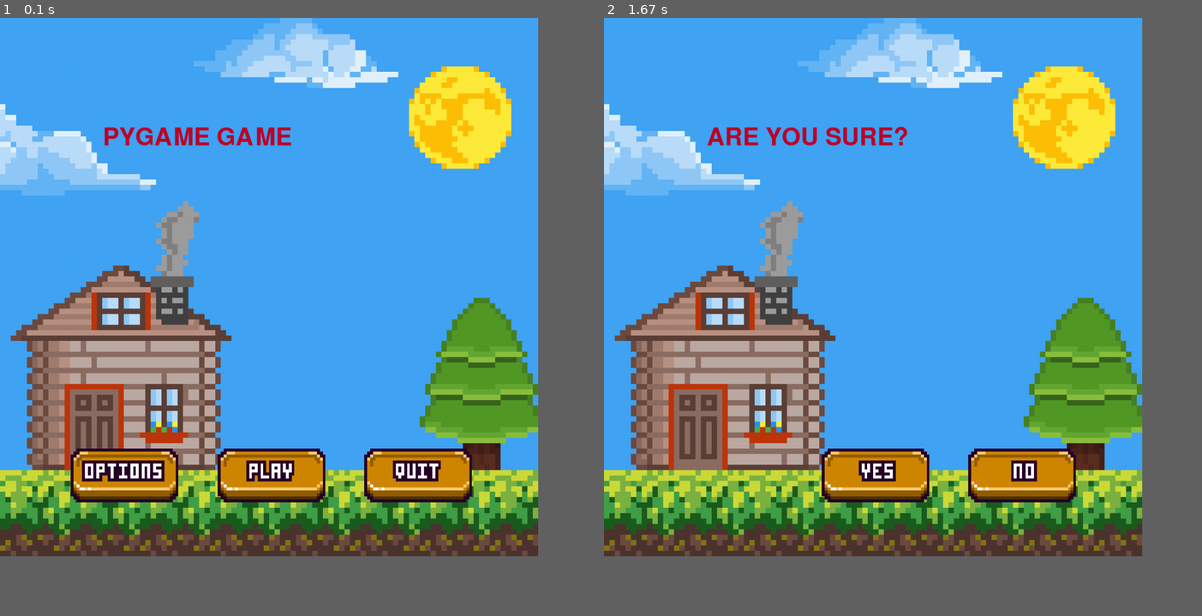
Above: before the commit, frames 1-2 (left to right).
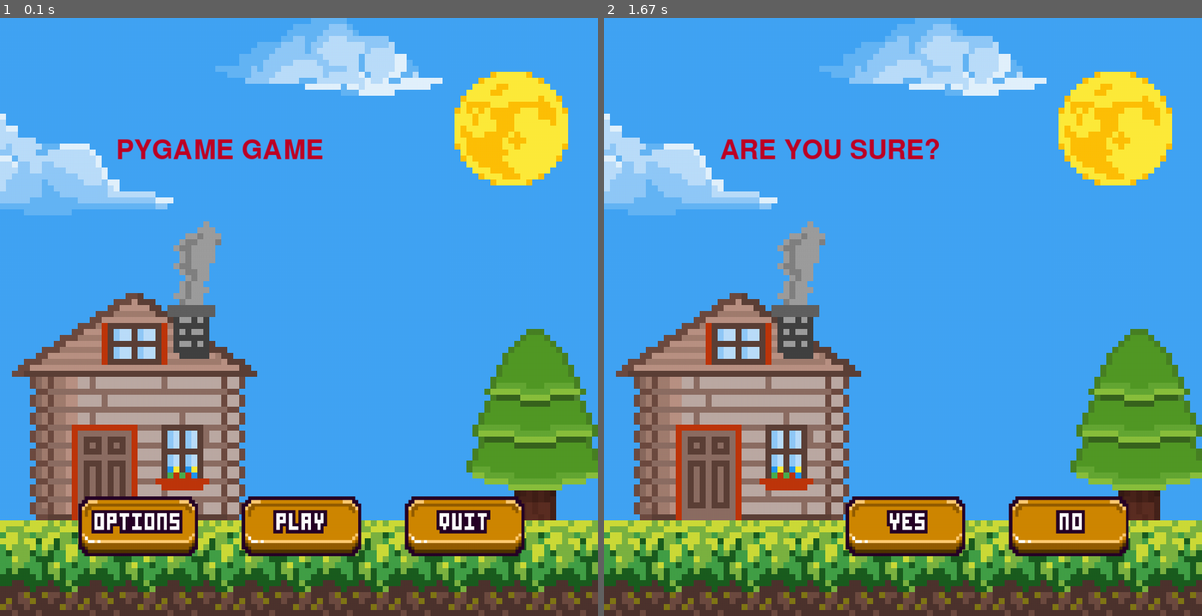
Above: after the commit, the same moments.

Repository: viniciusmm7/pygame-game
Game: pygame game, started from platform_game.py
Same seed, same stepped clock (60 frames per second), same inputs: the game is played once before the commit and once after it.
Inputs (mouse positions are in pixels of both pictures, inside the frame that each line leads up to):
- Up to frame 1 (0.1 s): no input
- Up to frame 2 (1.67 s): press the mouse at (741, 526) at 0.37 s; move the mouse to (807, 340) at 0.47 s; release the mouse at (879, 155) at 0.6 s; tap Esc at 0.67 s
In our replay, the window is 810x810 before the commit and 900x900 after it. These sizes can differ from the game's own. Grey fills any space a smaller window leaves; there, only what the larger window draws over its background counts as a difference.

The runs differ from the first frame. In frame 1, 50% of the frame differs, in the area x 0-100%, y 0-100%; in frame 2, 49%.

Commit message:
Test game

Diff:
--- a/platform_game.py
+++ b/platform_game.py
@@ -10,8 +10,12 @@
 VOLUME = 1.0 # Have to be a float number between 0 and 1
 
 # ----- Geometry
-window_width  = 900
-window_height = 900
+window_width  = 1000
+window_height = 1000
+hero_width    = 50
+hero_height   = 100
+enemy_width   = 40
+enemy_height  = 80
 
 # ----- Generating Main Window
 window = pygame.display.set_mode((int(window_width), int(window_height)))
@@ -54,93 +58,222 @@
 
 # ----- Assets
 pygame.mixer.music.load('assets/music/menu_theme.ogg')
-pygame.mixer.music.set_volume(VOLUME)
-pygame.mixer.music.play(loops = -1)
-
-assets = {}
-''' Game related imgs '''
-assets['enemy_img']         = pygame.image.load('assets/img/enemy.png').convert_alpha()
-assets['enemy_left_img_0']  = pygame.image.load('assets/img/enemy_left_0.png').convert_alpha()
-assets['enemy_left_img_1']  = pygame.image.load('assets/img/enemy_left_1.png').convert_alpha()
-assets['enemy_right_img_0'] = pygame.image.load('assets/img/enemy_right_0.png').convert_alpha()
-assets['enemy_right_img_1'] = pygame.image.load('assets/img/enemy_right_1.png').convert_alpha()
-assets['hero_left_img']     = pygame.image.load('assets/img/hero_left.png').convert_alpha()
-assets['hero_right_img']    = pygame.image.load('assets/img/hero_right.png').convert_alpha()
-assets['bullet_left_img']   = pygame.image.load('assets/img/bullet_left.png').convert_alpha()
-assets['bullet_right_img']  = pygame.image.load('assets/img/bullet_right.png').convert_alpha()
-
-''' Other imgs '''
-assets['background_day']    = pygame.image.load('assets/img/background_day.png').convert()
-assets['background_day']    = pygame.transform.scale(assets['background_day'], (window_width, window_height))
-assets['background_night']  = pygame.image.load('assets/img/background_night.png').convert()
-assets['background_night']  = pygame.transform.scale(assets['background_night'], (window_width, window_height))
-assets['play_img_0']        = pygame.image.load('assets/img/play_0.png').convert_alpha()
-assets['play_img_0']        = pygame.transform.scale(assets['play_img_0'], (main_menu_btn_w, main_menu_btn_h))
-assets['play_img_1']        = pygame.image.load('assets/img/play_1.png').convert_alpha()
-assets['play_img_1']        = pygame.transform.scale(assets['play_img_1'], (main_menu_btn_w, main_menu_btn_h))
-assets['options_img_0']     = pygame.image.load('assets/img/options_0.png').convert_alpha()
-assets['options_img_0']     = pygame.transform.scale(assets['options_img_0'], (main_menu_btn_w, main_menu_btn_h))
-assets['options_img_1']     = pygame.image.load('assets/img/options_1.png').convert_alpha()
-assets['options_img_1']     = pygame.transform.scale(assets['options_img_1'], (main_menu_btn_w, main_menu_btn_h))
-assets['quit_img_0']        = pygame.image.load('assets/img/quit_0.png').convert_alpha()
-assets['quit_img_0']        = pygame.transform.scale(assets['quit_img_0'], (main_menu_btn_w, main_menu_btn_h))
-assets['quit_img_1']        = pygame.image.load('assets/img/quit_1.png').convert_alpha()
-assets['quit_img_1']        = pygame.transform.scale(assets['quit_img_1'], (main_menu_btn_w, main_menu_btn_h))
-assets['languages_img_0']   = pygame.image.load('assets/img/language_0.png').convert_alpha()
-assets['languages_img_0']   = pygame.transform.scale(assets['languages_img_0'], (main_menu_btn_w, main_menu_btn_h))
-assets['languages_img_1']   = pygame.image.load('assets/img/language_1.png').convert_alpha()
-assets['languages_img_1']   = pygame.transform.scale(assets['languages_img_1'], (main_menu_btn_w, main_menu_btn_h))
-assets['resume_img_0']      = pygame.image.load('assets/img/resume_0.png').convert_alpha()
-assets['resume_img_0']      = pygame.transform.scale(assets['resume_img_0'], (main_menu_btn_w, main_menu_btn_h))
-assets['resume_img_1']      = pygame.image.load('assets/img/resume_1.png').convert_alpha()
-assets['resume_img_1']      = pygame.transform.scale(assets['resume_img_1'], (main_menu_btn_w, main_menu_btn_h))
-assets['yes_img_0']         = pygame.image.load('assets/img/yes_0.png').convert_alpha()
-assets['yes_img_0']         = pygame.transform.scale(assets['yes_img_0'], (main_menu_btn_w, main_menu_btn_h))
-assets['yes_img_1']         = pygame.image.load('assets/img/yes_1.png').convert_alpha()
-assets['yes_img_1']         = pygame.transform.scale(assets['yes_img_1'], (main_menu_btn_w, main_menu_btn_h))
-assets['no_img_0']          = pygame.image.load('assets/img/no_0.png').convert_alpha()
-assets['no_img_0']          = pygame.transform.scale(assets['no_img_0'], (main_menu_btn_w, main_menu_btn_h))
-assets['no_img_1']          = pygame.image.load('assets/img/no_1.png').convert_alpha()
-assets['no_img_1']          = pygame.transform.scale(assets['no_img_1'], (main_menu_btn_w, main_menu_btn_h))
-assets['x_img_0']           = pygame.image.load('assets/img/x_0.png').convert_alpha()
-assets['x_img_0']           = pygame.transform.scale(assets['x_img_0'], (main_menu_btn_h, main_menu_btn_h))
-assets['x_img_1']           = pygame.image.load('assets/img/x_1.png').convert_alpha()
-assets['x_img_1']           = pygame.transform.scale(assets['x_img_1'], (main_menu_btn_h, main_menu_btn_h))
-assets['muted_img_0']       = pygame.image.load('assets/img/muted_0.png').convert_alpha()
-assets['muted_img_0']       = pygame.transform.scale(assets['muted_img_0'] , (main_menu_btn_h, main_menu_btn_h))
-assets['muted_img_1']       = pygame.image.load('assets/img/muted_1.png').convert_alpha()
-assets['muted_img_1']       = pygame.transform.scale(assets['muted_img_1'] , (main_menu_btn_h, main_menu_btn_h))
-assets['unmuted_img_0']     = pygame.image.load('assets/img/unmuted_0.png').convert_alpha()
-assets['unmuted_img_0']     = pygame.transform.scale(assets['unmuted_img_0'] , (main_menu_btn_h, main_menu_btn_h))
-assets['unmuted_img_1']     = pygame.image.load('assets/img/unmuted_1.png').convert_alpha()
-assets['unmuted_img_1']     = pygame.transform.scale(assets['unmuted_img_1'] , (main_menu_btn_h, main_menu_btn_h))
-assets['select_size_img_0'] = pygame.image.load('assets/img/size_0.png').convert_alpha()
-assets['select_size_img_0'] = pygame.transform.scale(assets['select_size_img_0'], (main_menu_btn_w, main_menu_btn_h))
-assets['select_size_img_1'] = pygame.image.load('assets/img/size_1.png').convert_alpha()
-assets['select_size_img_1'] = pygame.transform.scale(assets['select_size_img_1'], (main_menu_btn_w, main_menu_btn_h))
-# assets['save_img_0'] = pygame.image.load('assets/img/save_btn_img_0.png').convert_alpha()
-# assets['save_img_0'] = pygame.transform.scale(assets['save_img_0'], (main_menu_btn_w, main_menu_btn_h))
-# assets['save_img_1'] = pygame.image.load('assets/img/save_btn_img_1.png').convert_alpha()
-# assets['save_img_1'] = pygame.transform.scale(assets['save_img_1'], (main_menu_btn_w, main_menu_btn_h))
-
-''' Sfx '''
-
-
-'''Classes'''
-
-
-'''Funções'''
+pygame.mixer.music.set_volume(1)
+pygame.mixer.music.play()
+def load_assets():
+    assets = {}
+    ''' Game related imgs '''
+    assets['enemy_img']         = pygame.image.load('assets/img/enemy.png').convert_alpha()
+    assets['enemy_img']         = pygame.transform.scale(assets['enemy_img'], (enemy_width, enemy_height))
+    assets['enemy_left_img_0']  = pygame.image.load('assets/img/enemy_left_0.png').convert_alpha()
+    assets['enemy_left_img_0']  = pygame.transform.scale(assets['enemy_left_img_0'], (enemy_width, enemy_height))
+    assets['enemy_left_img_1']  = pygame.image.load('assets/img/enemy_left_1.png').convert_alpha()
+    assets['enemy_left_img_1']  = pygame.transform.scale(assets['enemy_left_img_1'], (enemy_width, enemy_height))
+    assets['enemy_right_img_0'] = pygame.image.load('assets/img/enemy_right_0.png').convert_alpha()
+    assets['enemy_right_img_0'] = pygame.transform.scale(assets['enemy_right_img_0'], (enemy_width, enemy_height))
+    assets['enemy_right_img_1'] = pygame.image.load('assets/img/enemy_right_1.png').convert_alpha()
+    assets['enemy_right_img_1'] = pygame.transform.scale(assets['enemy_right_img_1'], (enemy_width, enemy_height))
+
+    assets['hero_left_img']     = pygame.image.load('assets/img/hero_left.png').convert_alpha()
+    assets['hero_left_img']     = pygame.transform.scale(assets['hero_left_img'], (hero_width, hero_height))
+    assets['hero_right_img']    = pygame.image.load('assets/img/hero_right.png').convert_alpha()
+    assets['hero_right_img']    = pygame.transform.scale(assets['hero_right_img'], (hero_width, hero_height))
+
+    assets['bullet_left_img']   = pygame.image.load('assets/img/bullet_left.png').convert_alpha()
+    assets['bullet_left_img']   = pygame.transform.scale(assets['bullet_left_img'], (hero_height, hero_width))
+    assets['bullet_right_img']  = pygame.image.load('assets/img/bullet_right.png').convert_alpha()
+    assets['bullet_right_img']  = pygame.transform.scale(assets['bullet_right_img'], (hero_height, hero_width))
+
+    ''' Other imgs '''
+    assets['background_day']    = pygame.image.load('assets/img/background_day.png').convert()
+    assets['background_day']    = pygame.transform.scale(assets['background_day'], (window_width, window_height))
+    assets['background_day_1']  = pygame.image.load('assets/img/background_day_1.png').convert()
+    assets['background_day_1']  = pygame.transform.scale(assets['background_day_1'], (7*window_width, window_height))
+    assets['background_night']  = pygame.image.load('assets/img/background_night.png').convert()
+    assets['background_night']  = pygame.transform.scale(assets['background_night'], (window_width, window_height))
+    assets['play_img_0']        = pygame.image.load('assets/img/play_0.png').convert_alpha()
+    assets['play_img_0']        = pygame.transform.scale(assets['play_img_0'], (main_menu_btn_w, main_menu_btn_h))
+    assets['play_img_1']        = pygame.image.load('assets/img/play_1.png').convert_alpha()
+    assets['play_img_1']        = pygame.transform.scale(assets['play_img_1'], (main_menu_btn_w, main_menu_btn_h))
+    assets['options_img_0']     = pygame.image.load('assets/img/options_0.png').convert_alpha()
+    assets['options_img_0']     = pygame.transform.scale(assets['options_img_0'], (main_menu_btn_w, main_menu_btn_h))
+    assets['options_img_1']     = pygame.image.load('assets/img/options_1.png').convert_alpha()
+    assets['options_img_1']     = pygame.transform.scale(assets['options_img_1'], (main_menu_btn_w, main_menu_btn_h))
+    assets['quit_img_0']        = pygame.image.load('assets/img/quit_0.png').convert_alpha()
+    assets['quit_img_0']        = pygame.transform.scale(assets['quit_img_0'], (main_menu_btn_w, main_menu_btn_h))
+    assets['quit_img_1']        = pygame.image.load('assets/img/quit_1.png').convert_alpha()
+    assets['quit_img_1']        = pygame.transform.scale(assets['quit_img_1'], (main_menu_btn_w, main_menu_btn_h))
+    assets['languages_img_0']   = pygame.image.load('assets/img/language_0.png').convert_alpha()
+    assets['languages_img_0']   = pygame.transform.scale(assets['languages_img_0'], (main_menu_btn_w, main_menu_btn_h))
+    assets['languages_img_1']   = pygame.image.load('assets/img/language_1.png').convert_alpha()
+    assets['languages_img_1']   = pygame.transform.scale(assets['languages_img_1'], (main_menu_btn_w, main_menu_btn_h))
+    assets['resume_img_0']      = pygame.image.load('assets/img/resume_0.png').convert_alpha()
+    assets['resume_img_0']      = pygame.transform.scale(assets['resume_img_0'], (main_menu_btn_w, main_menu_btn_h))
+    assets['resume_img_1']      = pygame.image.load('assets/img/resume_1.png').convert_alpha()
+    assets['resume_img_1']      = pygame.transform.scale(assets['resume_img_1'], (main_menu_btn_w, main_menu_btn_h))
+    assets['yes_img_0']         = pygame.image.load('assets/img/yes_0.png').convert_alpha()
+    assets['yes_img_0']         = pygame.transform.scale(assets['yes_img_0'], (main_menu_btn_w, main_menu_btn_h))
+    assets['yes_img_1']         = pygame.image.load('assets/img/yes_1.png').convert_alpha()
+    assets['yes_img_1']         = pygame.transform.scale(assets['yes_img_1'], (main_menu_btn_w, main_menu_btn_h))
+    assets['no_img_0']          = pygame.image.load('assets/img/no_0.png').convert_alpha()
+    assets['no_img_0']          = pygame.transform.scale(assets['no_img_0'], (main_menu_btn_w, main_menu_btn_h))
+    assets['no_img_1']          = pygame.image.load('assets/img/no_1.png').convert_alpha()
+    assets['no_img_1']          = pygame.transform.scale(assets['no_img_1'], (main_menu_btn_w, main_menu_btn_h))
+    assets['x_img_0']           = pygame.image.load('assets/img/x_0.png').convert_alpha()
+    assets['x_img_0']           = pygame.transform.scale(assets['x_img_0'], (main_menu_btn_h, main_menu_btn_h))
+    assets['x_img_1']           = pygame.image.load('assets/img/x_1.png').convert_alpha()
+    assets['x_img_1']           = pygame.transform.scale(assets['x_img_1'], (main_menu_btn_h, main_menu_btn_h))
+    assets['muted_img_0']       = pygame.image.load('assets/img/muted_0.png').convert_alpha()
+    assets['muted_img_0']       = pygame.transform.scale(assets['muted_img_0'] , (main_menu_btn_h, main_menu_btn_h))
+    assets['muted_img_1']       = pygame.image.load('assets/img/muted_1.png').convert_alpha()
+    assets['muted_img_1']       = pygame.transform.scale(assets['muted_img_1'] , (main_menu_btn_h, main_menu_btn_h))
+    assets['unmuted_img_0']     = pygame.image.load('assets/img/unmuted_0.png').convert_alpha()
+    assets['unmuted_img_0']     = pygame.transform.scale(assets['unmuted_img_0'] , (main_menu_btn_h, main_menu_btn_h))
+    assets['unmuted_img_1']     = pygame.image.load('assets/img/unmuted_1.png').convert_alpha()
+    assets['unmuted_img_1']     = pygame.transform.scale(assets['unmuted_img_1'] , (main_menu_btn_h, main_menu_btn_h))
+    assets['select_size_img_0'] = pygame.image.load('assets/img/size_0.png').convert_alpha()
+    assets['select_size_img_0'] = pygame.transform.scale(assets['select_size_img_0'], (main_menu_btn_w, main_menu_btn_h))
+    assets['select_size_img_1'] = pygame.image.load('assets/img/size_1.png').convert_alpha()
+    assets['select_size_img_1'] = pygame.transform.scale(assets['select_size_img_1'], (main_menu_btn_w, main_menu_btn_h))
+    # assets['save_img_0']        = pygame.image.load('assets/img/save_btn_img_0.png').convert_alpha()
+    # assets['save_img_0']        = pygame.transform.scale(assets['save_img_0'], (main_menu_btn_w, main_menu_btn_h))
+    # assets['save_img_1']        = pygame.image.load('assets/img/save_btn_img_1.png').convert_alpha()
+    # assets['save_img_1']        = pygame.transform.scale(assets['save_img_1'], (main_menu_btn_w, main_menu_btn_h))
+    explosion_anim = []
+    for i in range(9):
+        filename = 'assets/img/regularExplosion0{}.png'.format(i)
+        img = pygame.image.load(filename).convert_alpha()
+        img = pygame.transform.scale(img, (32, 32))
+        explosion_anim.append(img)
+    assets['explosion_anim'] = explosion_anim
+
+    assets['score_font']     = pygame.font.Font('assets/font/PressStart2P.ttf', 28)
+
+    ''' Sfx '''
+    assets['boom_sound']     = pygame.mixer.Sound('assets/sfx/expl3.wav')
+    assets['destroy_sound']  = pygame.mixer.Sound('assets/sfx/expl6.wav')
+    assets['pew_sound']      = pygame.mixer.Sound('assets/sfx/pew.wav')
+
+    return assets
+
+''' Classes '''
+class Hero(pygame.sprite.Sprite):
+    def __init__(self, groups, assets):
+        pygame.sprite.Sprite.__init__(self)
+
+        self.image        = assets['hero_right_img']
+        self.mask         = pygame.mask.from_surface(self.image)
+        self.rect         = self.image.get_rect()
+        self.rect.centerx = window_width / 2
+        self.rect.bottom  = window_height - 10
+        self.speedx       = 0
+        self.groups       = groups
+        self.assets       = assets
+
+        self.last_shot    = pygame.time.get_ticks()
+        self.shoot_ticks  = 500
+
+    def update(self):
+        self.rect.x += self.speedx
+
+        if self.rect.right > window_width:
+            self.rect.right = window_width
+        if self.rect.left < 0:
+            self.rect.left = 0
+
+    def shoot(self):
+        now = pygame.time.get_ticks()
+        elapsed_ticks = now - self.last_shot
+
+        if elapsed_ticks > self.shoot_ticks:
+            self.last_shot = now
+            new_bullet = Bullet(self.assets, self.rect.top, self.rect.centerx)
+            self.groups['all_sprites'].add(new_bullet)
+            self.groups['all_bullets'].add(new_bullet)
+            self.assets['pew_sound'].play()
+
+class Enemy(pygame.sprite.Sprite):
+    def __init__(self, assets):
+        pygame.sprite.Sprite.__init__(self)
+
+        self.image  = assets['enemy_img']
+        self.mask   = pygame.mask.from_surface(self.image)
+        self.rect   = self.image.get_rect()
+        self.rect.x = random.randint(0, window_width - enemy_width)
+        self.rect.y = random.randint(-100, - enemy_height)
+        self.speedx = random.randint(-3, 3)
+        self.speedy = random.randint(2, 9)
+
+    def update(self):
+        self.rect.x += self.speedx
+        self.rect.y += self.speedy
+
+        if self.rect.top > window_height or self.rect.right < 0 or self.rect.left > window_width:
+            self.rect.x = random.randint(0, window_width - enemy_width)
+            self.rect.y = random.randint(-100, - enemy_height)
+            self.speedx = random.randint(-3, 3)
+            self.speedy = random.randint(2, 9)
+
+class Bullet(pygame.sprite.Sprite):
+    def __init__(self, assets, bottom, centerx):
+        pygame.sprite.Sprite.__init__(self)
+
+        self.image = assets['bullet_right_img']
+        self.mask  = pygame.mask.from_surface(self.image)
+        self.rect  = self.image.get_rect()
+
+        self.rect.centerx = centerx
+        self.rect.bottom  = bottom
+        self.speedy       = -10
+
+    def update(self):
+        self.rect.y += self.speedy
+
+        if self.rect.bottom < 0:
+            self.kill()
+
+class Explosion(pygame.sprite.Sprite):
+    def __init__(self, center, assets):
+        pygame.sprite.Sprite.__init__(self)
+
+        self.explosion_anim = assets['explosion_anim']
+
+        self.frame = 0
+        self.image = self.explosion_anim[self.frame]
+        self.rect  = self.image.get_rect()
+        self.rect.center = center
+
+        self.last_update = pygame.time.get_ticks()
+
+        self.frame_ticks = 50
+
+    def update(self):
+        now = pygame.time.get_ticks()
+        elapsed_ticks = now - self.last_update
+
+        if elapsed_ticks > self.frame_ticks:
+            self.last_update = now
+            self.frame += 1
+
+            if self.frame == len(self.explosion_anim):
+                self.kill()
+            else:
+                center           = self.rect.center
+                self.image       = self.explosion_anim[self.frame]
+                self.rect        = self.image.get_rect()
+                self.rect.center = center
+
+''' Functions '''
 def main_menu():
-    global VOLUME
-
     RUNNING = 1
     QUIT    = 0
     PLAY_CLICK = OPTIONS_CLICK = QUIT_CLICK = False
     state = RUNNING
 
+    assets = load_assets()
+
     while state != QUIT:
         x, y = pygame.mouse.get_pos()
-
         for event in pygame.event.get():
             if event.type == pygame.QUIT:
                 state = QUIT
@@ -158,6 +291,7 @@
             if event.type == pygame.MOUSEBUTTONUP:
                 if play_btn.collidepoint(x, y):
                     game()
+                    PLAY_CLICK = False
                 else:
                     PLAY_CLICK = False
 
@@ -203,13 +337,39 @@
 
     pygame.quit()
 
+
+def game_over():
+    pass
+
+
 def game():
-    global VOLUME
-
-    RUNNING = 1
-    QUIT    = 0
+    EXPLODING = 2
+    RUNNING   = 1
+    QUIT      = 0
 
     state = RUNNING
+
+    assets = load_assets()
+
+    all_sprites = pygame.sprite.Group()
+    all_enemies = pygame.sprite.Group()
+    all_bullets = pygame.sprite.Group()
+    groups = {}
+    groups['all_sprites'] = all_sprites
+    groups['all_meteors'] = all_enemies
+    groups['all_bullets'] = all_bullets
+
+    player = Hero(groups, assets)
+    all_sprites.add(player)
+
+    for i in range(8):
+        enemy = Enemy(assets)
+        all_sprites.add(enemy)
+        all_enemies.add(enemy)
+
+    score = 0
+    lives = 3
+    keys_down = {}
 
     while state != QUIT:
         for event in pygame.event.get():
@@ -217,27 +377,99 @@
                 state = QUIT
 
             if event.type == pygame.KEYDOWN:
+                keys_down[event.key] = True
+
                 if event.key == pygame.K_ESCAPE:
                     pause()
 
+                if event.key == pygame.K_LEFT:
+                    player.speedx -= 8
+
+                if event.key == pygame.K_RIGHT:
+                    player.speedx += 8
+
+                if event.key == pygame.K_SPACE:
+                    player.shoot()
+
+            if event.type == pygame.KEYUP:
+                if event.key in keys_down and keys_down[event.key]:
+                    if event.key == pygame.K_LEFT:
+                        player.speedx += 8
+
+                    if event.key == pygame.K_RIGHT:
+                        player.speedx -= 8
+
+        all_sprites.update()
+
+        if state == RUNNING:
+            hits = pygame.sprite.groupcollide(all_enemies, all_bullets, True, True, pygame.sprite.collide_mask)
+            for enemy in hits:
+                assets['destroy_sound'].play()
+                e = Enemy(assets)
+                all_sprites.add(e)
+                all_enemies.add(e)
+
+                explosion = Explosion(enemy.rect.center, assets)
+                all_sprites.add(explosion)
+
+                score += 100
+                if score % 1000 == 0:
+                    lives += 1
+
+            hits = pygame.sprite.spritecollide(player, all_enemies, True, pygame.sprite.collide_mask)
+            if len(hits) > 0:
+                assets['boom_sound'].play()
+                player.kill()
+                lives -= 1
+                explosion = Explosion(player.rect.center, assets)
+                all_sprites.add(explosion)
+                state = EXPLODING
+                keys_down = {}
+                explosion_tick = pygame.time.get_ticks()
+                explosion_duration = explosion.frame_ticks * len(explosion.explosion_anim) + 400
+
+        elif state == EXPLODING:
+            now = pygame.time.get_ticks()
+            if now - explosion_tick > explosion_duration:
+                if lives == 0:
+                    return False
+##                    game_over()
+                else:
+                    state = RUNNING
+                    player = Hero(groups, assets)
+                    all_sprites.add(player)
+
         window.blit(assets['background_night'], (0, 0))
+        all_sprites.draw(window)
+
+        text_surface = assets['score_font'].render('{:08d}'.format(score), True, BLACK)
+        text_rect    = text_surface.get_rect()
+        text_rect.midtop = (window_width/2, 10)
+        window.blit(text_surface, text_rect)
+
+        text_surface = assets['score_font'].render(chr(9829) * lives, True, GREEN)
+        text_rect    = text_surface.get_rect()
+        text_rect.bottomleft = (10, window_height - 10)
+        window.blit(text_surface, text_rect)
 
         pygame.display.update()
         clock.tick(FPS)
 
     pygame.quit()
+
 
 MUTED   = False
 UNMUTED = True
 sound = UNMUTED
 def settings():
-    global VOLUME
     global sound
     RUNNING = 1
     QUIT    = 0
     MUTE_CLICK = X_CLICK = LANGUAGES_CLICK = SIZE_CLICK = False
 
     state = RUNNING
+
+    assets = load_assets()
 
     while state != QUIT:
         x, y = pygame.mouse.get_pos()
@@ -328,14 +560,15 @@
 
     pygame.quit()
 
+
 def select_size():
-    global VOLUME
-
     RUNNING = 1
     QUIT    = 0
 
     X_CLICK = False
-    state = RUNNING
+    state   = RUNNING
+
+    assets  = load_assets()
 
     while state != QUIT:
         x, y = pygame.mouse.get_pos()
@@ -370,14 +603,15 @@
 
     pygame.quit()
 
+
 def languages():
-    global VOLUME
-
     RUNNING = 1
     QUIT    = 0
 
     X_CLICK = False
     state = RUNNING
+
+    assets = load_assets()
 
     while state != QUIT:
         x, y = pygame.mouse.get_pos()
@@ -412,12 +646,12 @@
     pygame.quit()
 
 def pause():
-    global VOLUME
-
     RUNNING = 1
     QUIT    = 0
     RESUME_CLICK = MENU_CLICK = False
     state = RUNNING
+
+    assets = load_assets()
 
     while state != QUIT:
         x, y = pygame.mouse.get_pos()
@@ -466,12 +700,12 @@
     pygame.quit()
 
 def confirm_exit():
-    global VOLUME
-
     RUNNING = 1
     QUIT    = 0
     NO_CLICK = YES_CLICK = False
     state = RUNNING
+
+    assets = load_assets()
 
     while state != QUIT:
         x, y = pygame.mouse.get_pos()
Binary file added: assets/font/PressStart2P.ttf
Binary file added: assets/img/background_day_1.png
Binary file added: assets/img/regularExplosion00.png
Binary file added: assets/img/regularExplosion01.png
Binary file added: assets/img/regularExplosion02.png
Binary file added: assets/img/regularExplosion03.png
Binary file added: assets/img/regularExplosion04.png
Binary file added: assets/img/regularExplosion05.png
Binary file added: assets/img/regularExplosion06.png
Binary file added: assets/img/regularExplosion07.png
Binary file added: assets/img/regularExplosion08.png
Not shown, added: assets/sfx/expl3.wav
(and 2 more such lines)
